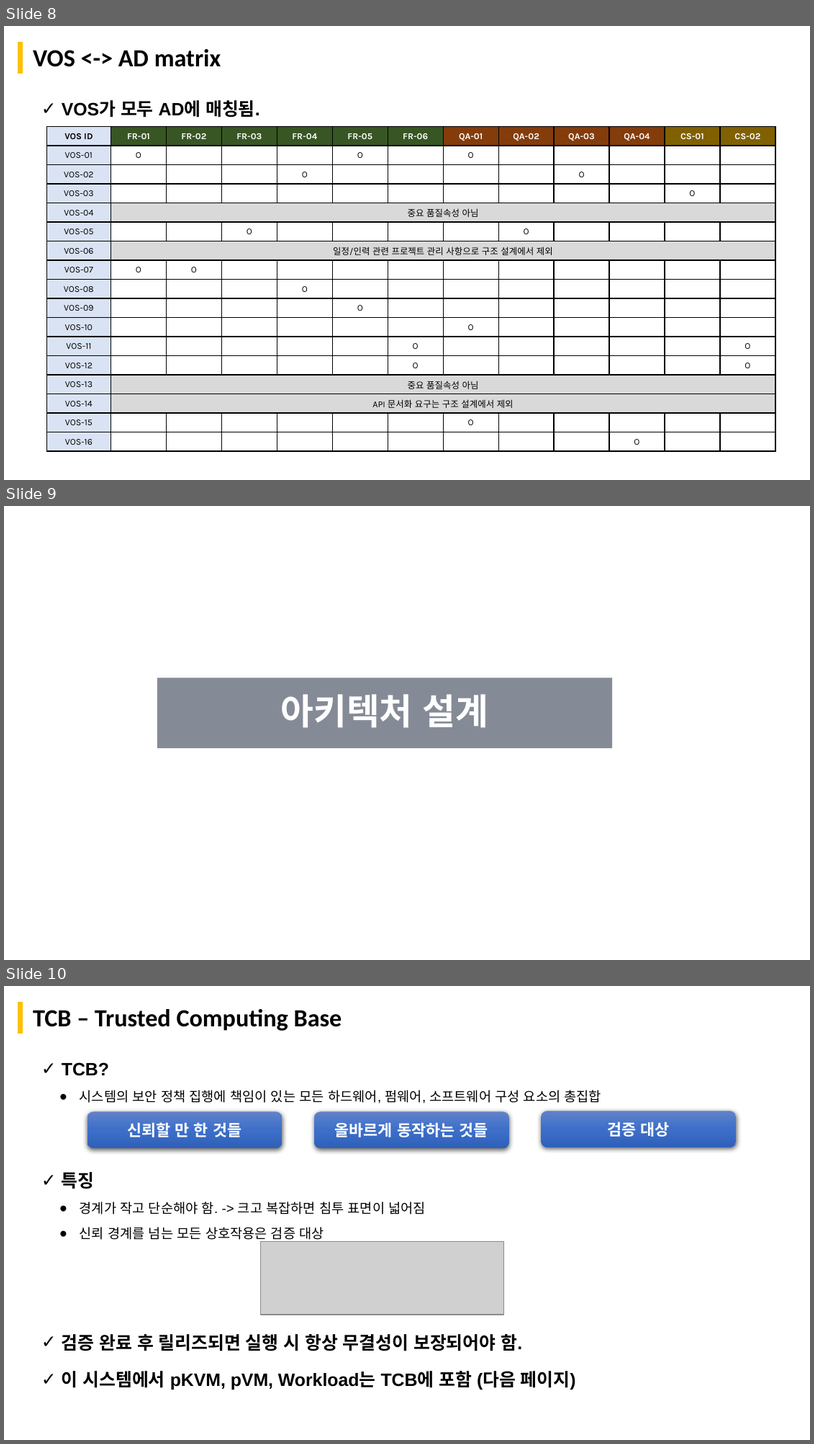
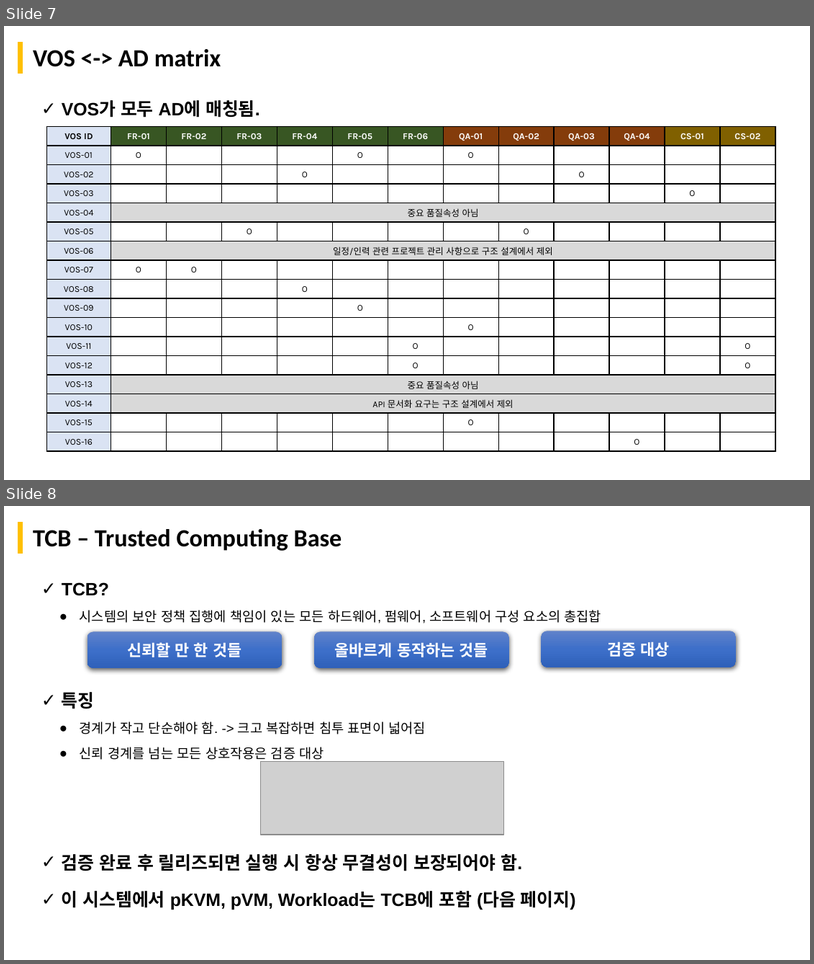
Before and after one commit to boram1288/test-p, a slide deck: ppt/SW_Architect_개인과제_appendix.pptx. Shown one above the other, each under a label of ours: slides 8, 9 and 10 before the commit, slides 7 and 8 after it. The pictures are 814x1444 and 814x964 pixels, drawn with LibreOffice and Linux fonts; fonts in the diff are those of the drawing; grey boxes stand for pictures; background and template pictures are left out. Boxes give left, top, right and bottom in pixels: in the first picture for what was removed or moved away, otherwise in the second. Text is boxed around its words. In the diff, an @@ line names an element or a change of style, - is before the commit and + after.

```diff
--- a/ppt/SW_Architect_개인과제_appendix.pptx
+++ b/ppt/SW_Architect_개인과제_appendix.pptx
@@ slide 9 removed at (4,506,810,960), background picture (left out) @@
@@ title removed at (157,678,613,748) @@
-아키텍처 설계
@@ rectangle removed at (4,767,810,959) @@
@@ what was slide 8 is now slide 7 @@
@@ what was slide 10 is now slide 8 @@
```
Also in this commit, not shown: 1 slide added, 1 other slide removed, 9 other files.
